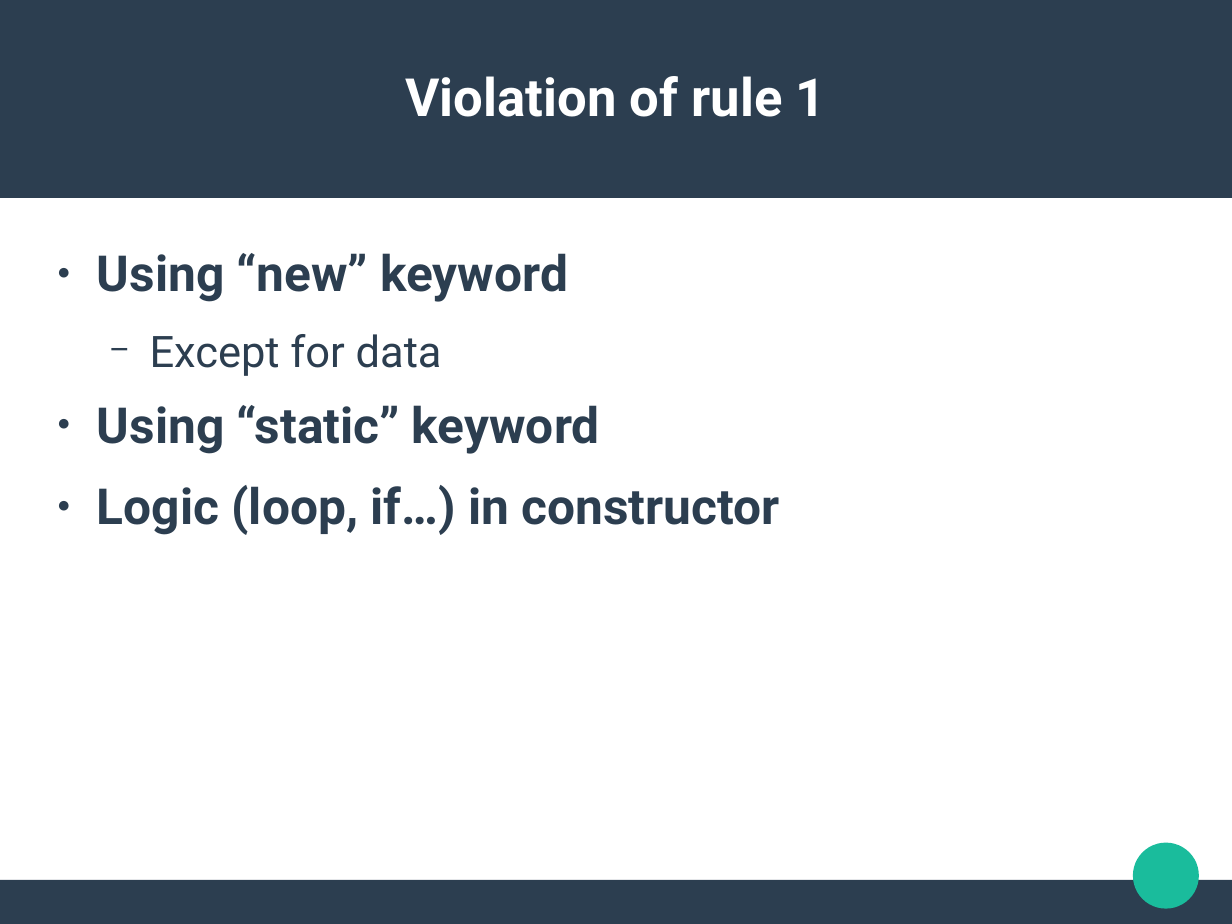
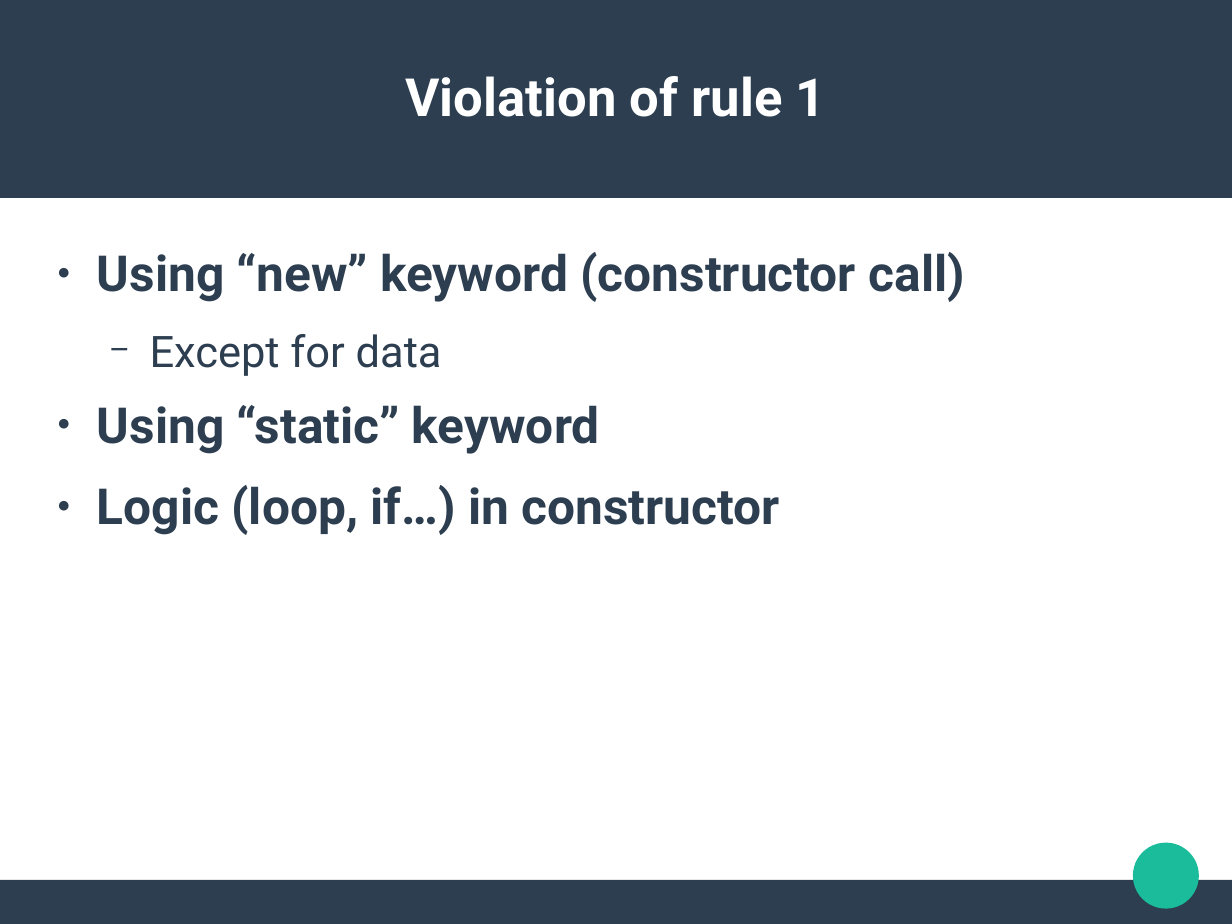
Before and after one commit to jldelarbre/lectureNotes, a slide deck: slide 6 of Slides/lesson3/TestableCode.odp. Drawn at 1232x924 pixels with LibreOffice and Linux fonts; fonts in the diff are those of the drawing. Boxes give left, top, right and bottom in pixels: in the first picture for what was removed or moved away, otherwise in the second. Text is boxed around its words. In the diff, an @@ line names an element or a change of style, - is before the commit and + after.

```diff
--- a/Slides/lesson3/TestableCode.odp
+++ b/Slides/lesson3/TestableCode.odp
@@ text at (97,252,964,302): text changed @@
-● Using “new” keyword
+● Using “new” keyword (constructor call)
```
Also in this commit, not shown: 4 other slides changed, 21 other files.
